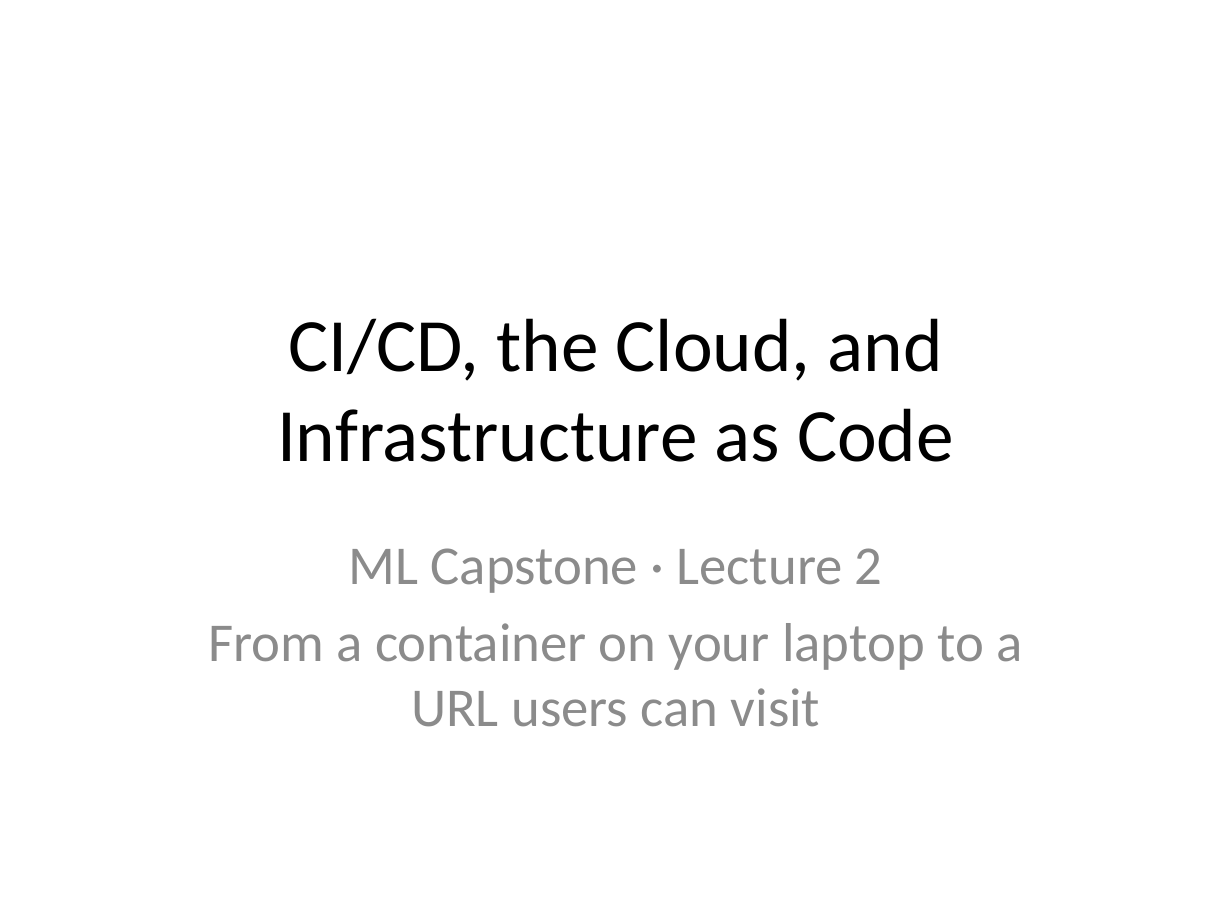
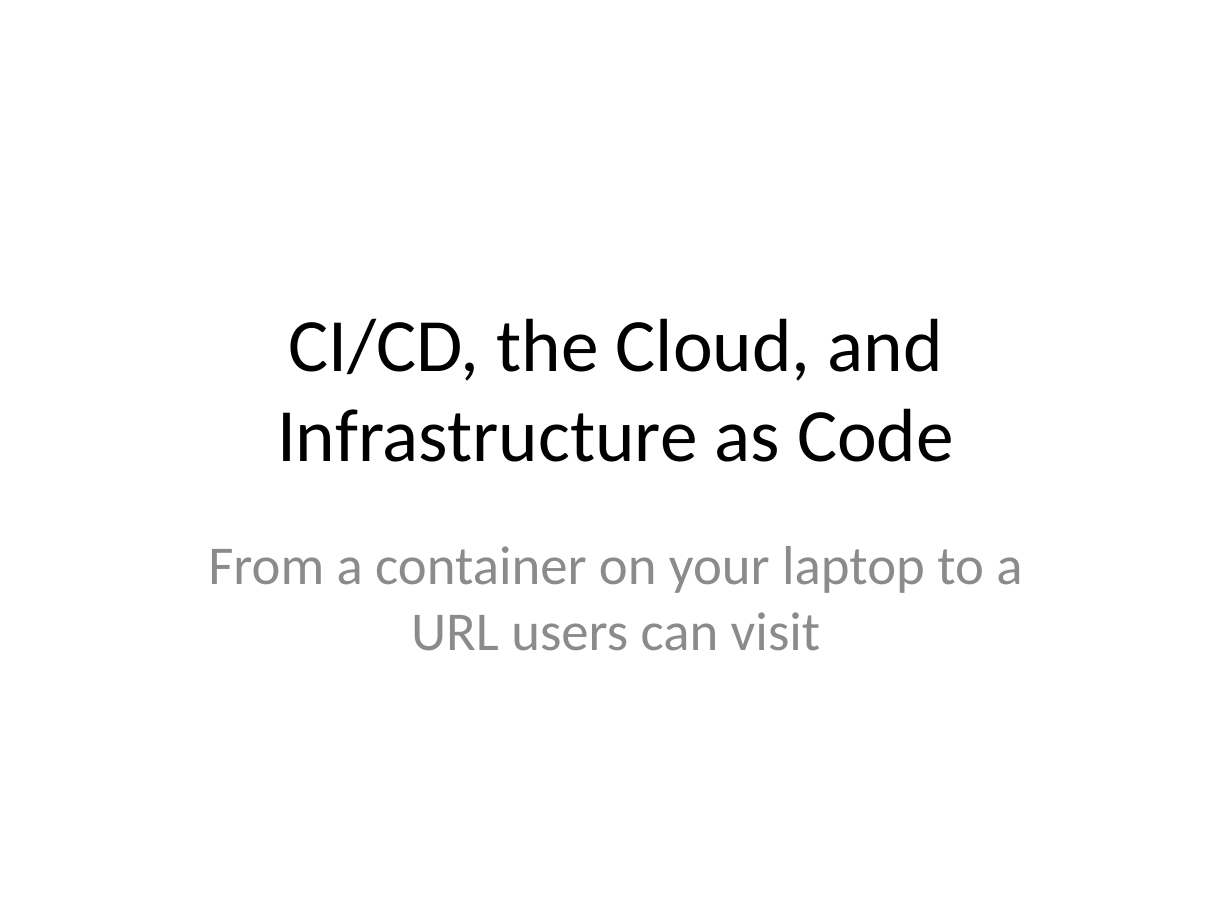
Before and after one commit to quinnsnell/ml-capstone-platform, a slide deck: slide 2 of slides/Lecture2_CICD_IaC_v3.pptx (slide 1 before the commit). Drawn at 1232x924 pixels with LibreOffice and Linux fonts; fonts in the diff are those of the drawing. Boxes give left, top, right and bottom in pixels: in the first picture for what was removed or moved away, otherwise in the second. Text is boxed around its words. In the diff, an @@ line names an element or a change of style, - is before the commit and + after.

```diff
--- a/slides/Lecture2_CICD_IaC_v3.pptx
+++ b/slides/Lecture2_CICD_IaC_v3.pptx
@@ subtitle at (348,548,883,593): paragraph removed @@
-ML Capstone · Lecture 2
```
Also in this commit, not shown: 2 other slides changed, 1 slide added, 1 slide removed, 2 other files.
